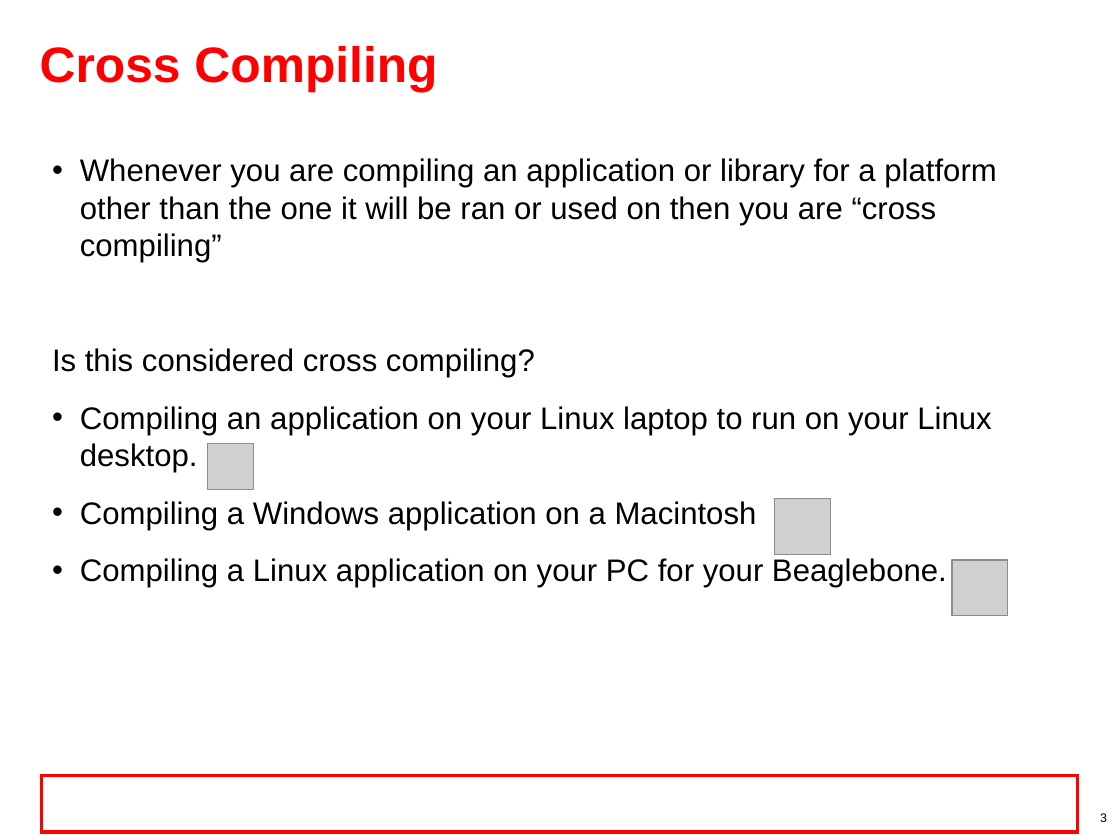
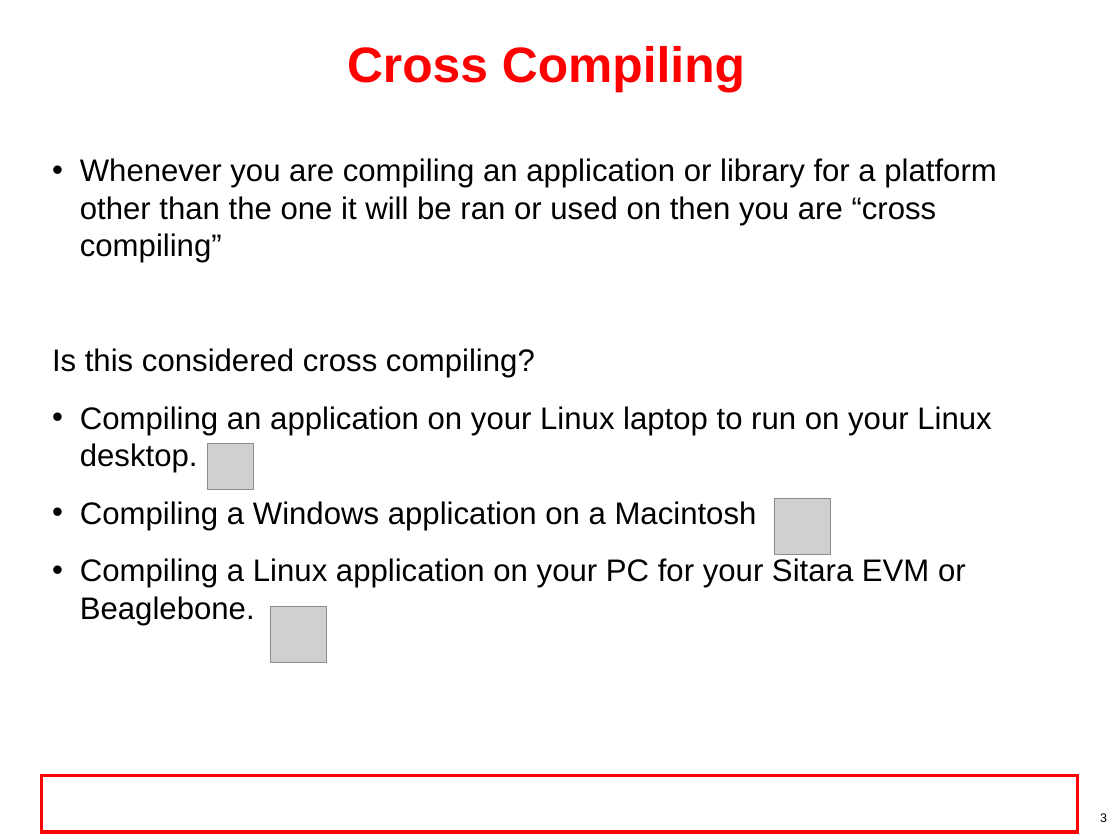
Before and after one commit to hari1989/keystone-workshop, a slide deck: slide 3 of preliminary/Working/presentations/Sitara/sitara_boot_camp_toolchain_Ran.pptx. Drawn at 1120x840 pixels with LibreOffice and Linux fonts; fonts in the diff are those of the drawing; grey boxes stand for pictures; background and template pictures are left out. Boxes give left, top, right and bottom in pixels: in the first picture for what was removed or moved away, otherwise in the second. Text is boxed around its words. In the diff, an @@ line names an element or a change of style, - is before the commit and + after.

```diff
--- a/preliminary/Working/presentations/Sitara/sitara_boot_camp_toolchain_Ran.pptx
+++ b/preliminary/Working/presentations/Sitara/sitara_boot_camp_toolchain_Ran.pptx
@@ title "Cross Compiling" at (347,46,745,93): alignment left to centre @@
@@ text at (80,558,966,625): text changed @@
-• Compiling a Linux application on your PC for your Beaglebone.
+• Compiling a Linux application on your PC for your Sitara EVM or Beaglebone.
@@ picture: place and size @@
-picture at (952,560,1008,616)
+picture at (271,607,327,663)
```
Also in this commit, not shown: 15 other slides changed, 10 slides added, 3 slides removed.
